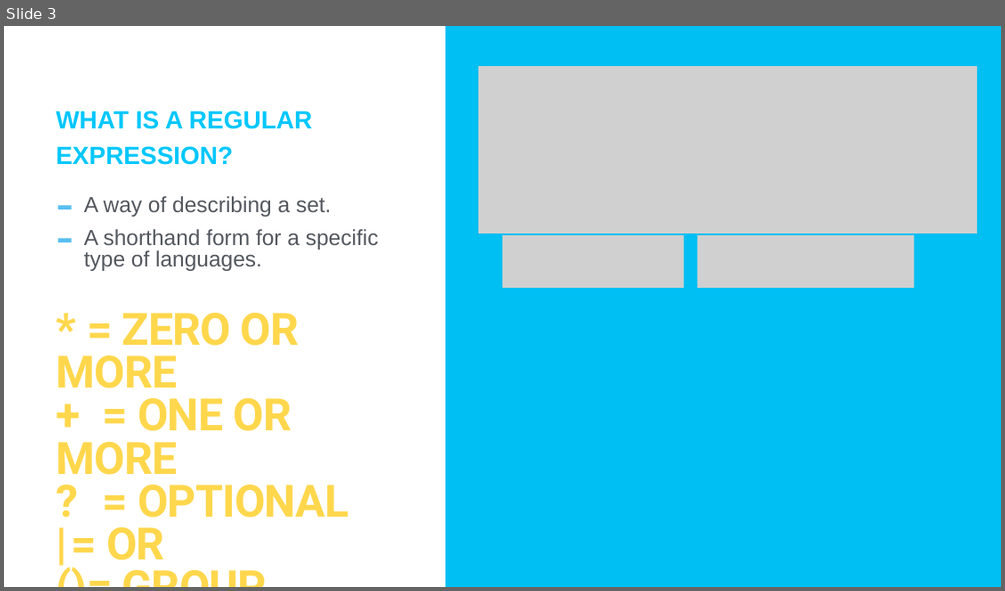
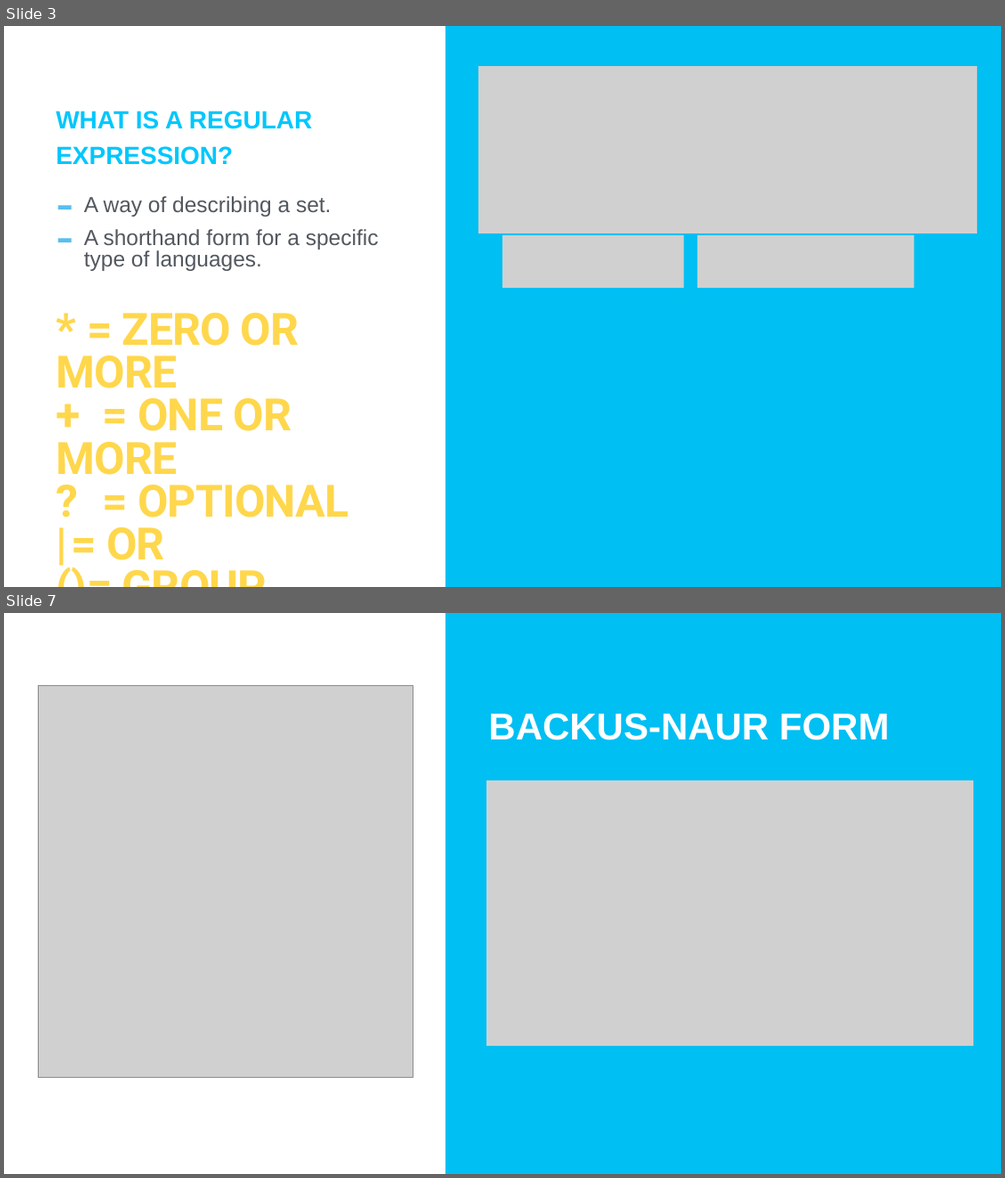
Before and after one commit to TommyWoodley/teaching, a slide deck: ALevel/RegularAndContextFreeLanguages/RegularExpressionsAndContextFreeLanguages.pptx. Shown one above the other, each under a label of ours: slide 3 before the commit, slides 3 and 7 after it; the slides between them are not shown. The pictures are 1005x591 and 1005x1178 pixels, drawn with LibreOffice and Linux fonts; fonts in the diff are those of the drawing; grey boxes stand for pictures. Boxes give left, top, right and bottom in pixels: in the first picture for what was removed or moved away, otherwise in the second. Text is boxed around its words. In the diff, an @@ line names an element or a change of style, - is before the commit and + after.

```diff
--- a/ALevel/RegularAndContextFreeLanguages/RegularExpressionsAndContextFreeLanguages.pptx
+++ b/ALevel/RegularAndContextFreeLanguages/RegularExpressionsAndContextFreeLanguages.pptx
@@ slide 7 added at bbox=[4, 613, 1001, 1174], background #FFFFFF; not listed: 1 template element that a slide beside it also shows @@
@@ picture added at bbox=[38, 685, 413, 1077] @@
@@ text added at bbox=[488, 713, 890, 740], 72 pt, text #FFFFFF, bold @@
+BACKUS-NAUR FORM
@@ picture added at bbox=[486, 780, 973, 1046] @@
```
Also in this commit, not shown: 1 slide changed, 2 other slides added, 9 slides removed, 1 other file.
